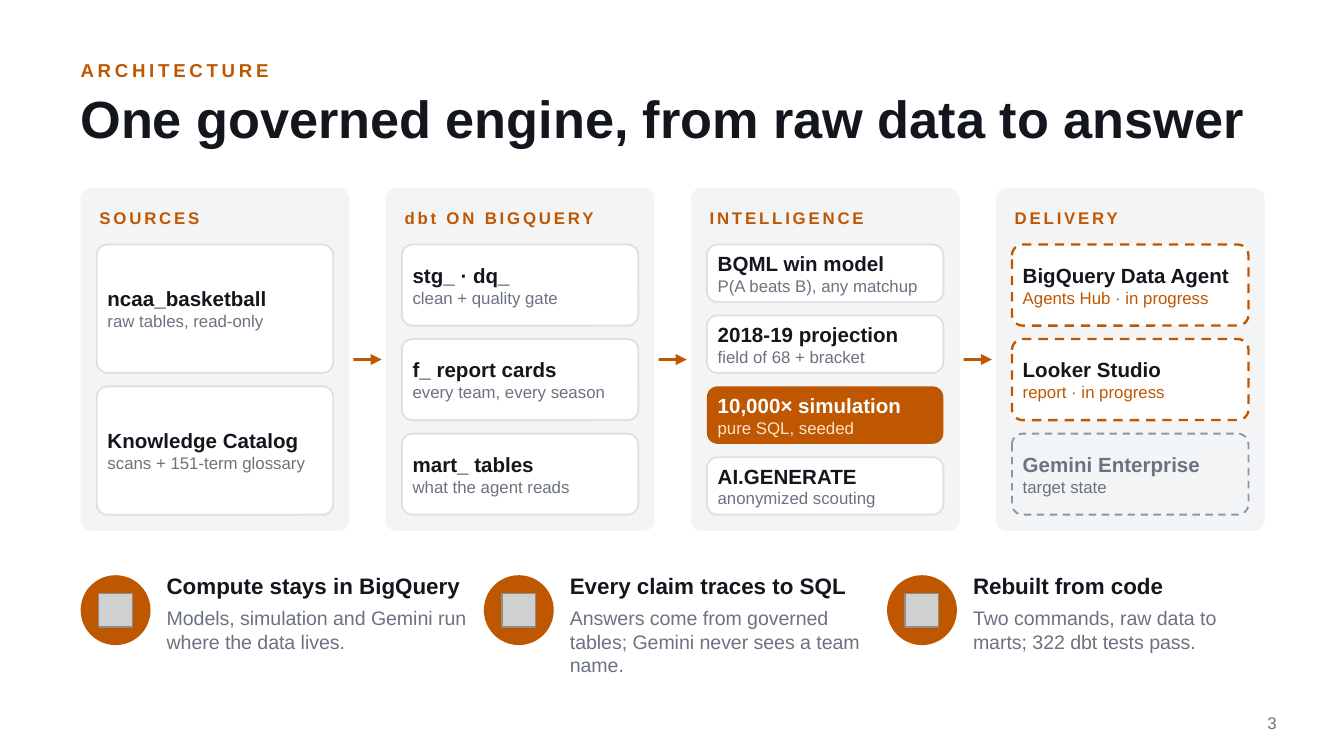
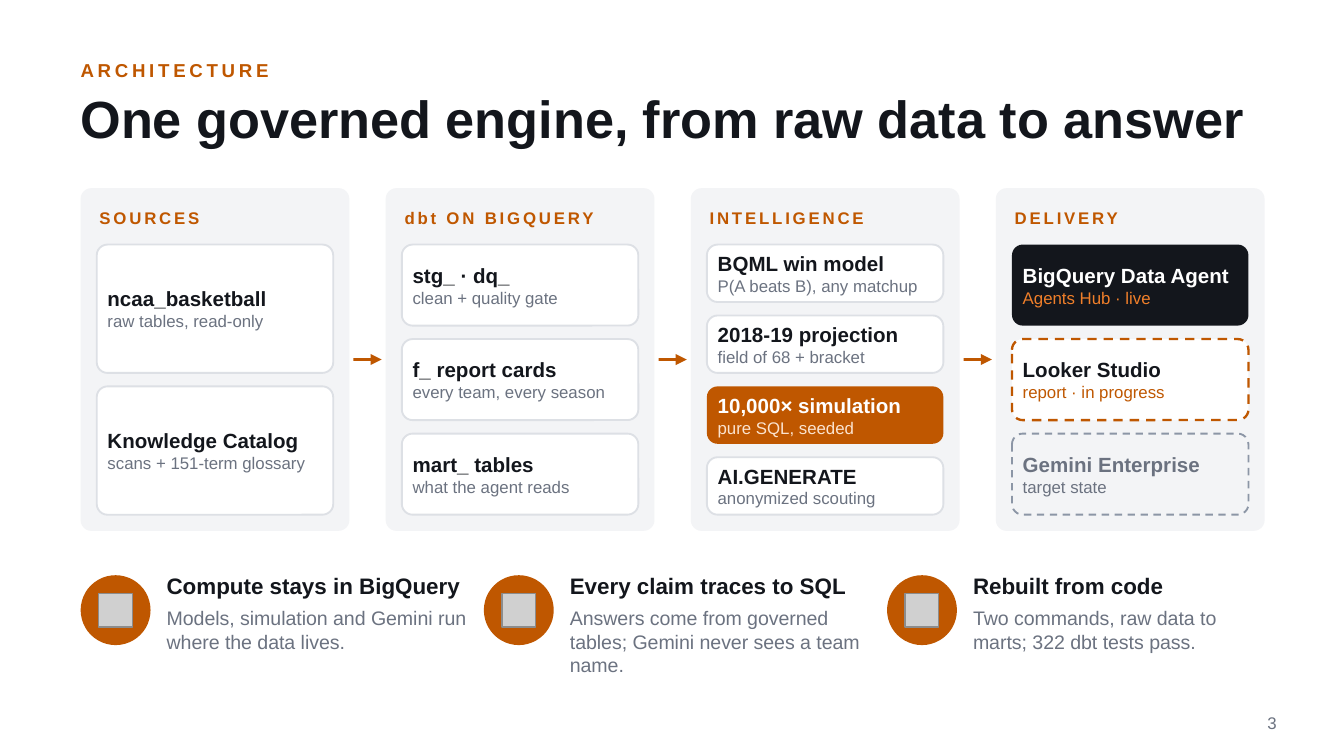
Before and after one commit to sodafe-01/ncaa-championship-predictor, a slide deck: slide 3 of deck/NCAA_Briefing_5min.pptx. Drawn at 1344x756 pixels with LibreOffice and Linux fonts; fonts in the diff are those of the drawing; grey boxes stand for pictures. Boxes give left, top, right and bottom in pixels: in the first picture for what was removed or moved away, otherwise in the second. Text is boxed around its words. In the diff, an @@ line names an element or a change of style, - is before the commit and + after.

```diff
--- a/deck/NCAA_Briefing_5min.pptx
+++ b/deck/NCAA_Briefing_5min.pptx
@@ rounded rectangle at [1012, 245, 1249, 325]: fill #FFFFFF to #13161C; outline #BF5700 1.25 pt dashed to none @@
@@ text at [1023, 268, 1229, 288]: text colour #13161C to #FFFFFF in "BigQuery Data Agent" @@
@@ text at [1023, 292, 1150, 308]: text changed; text colour #BF5700 to #F07F2A @@
-Agents Hub · in progress
+Agents Hub · live
```
Also in this commit, not shown: 3 other slides changed, 1 other file.
